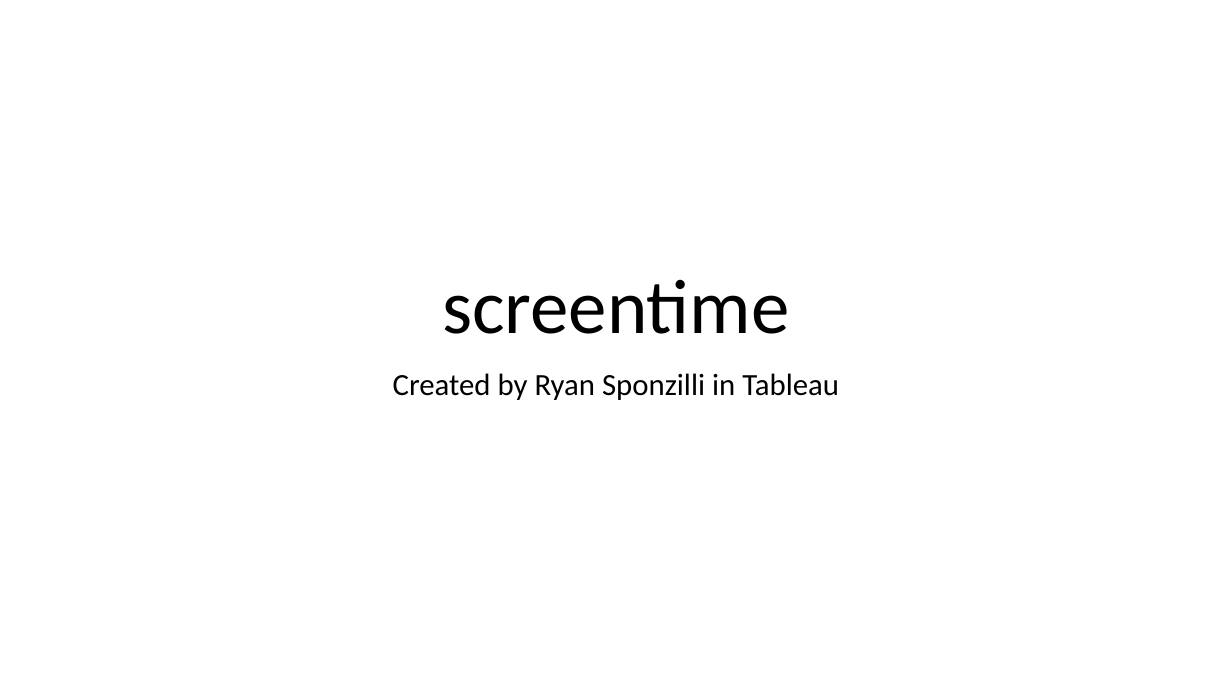
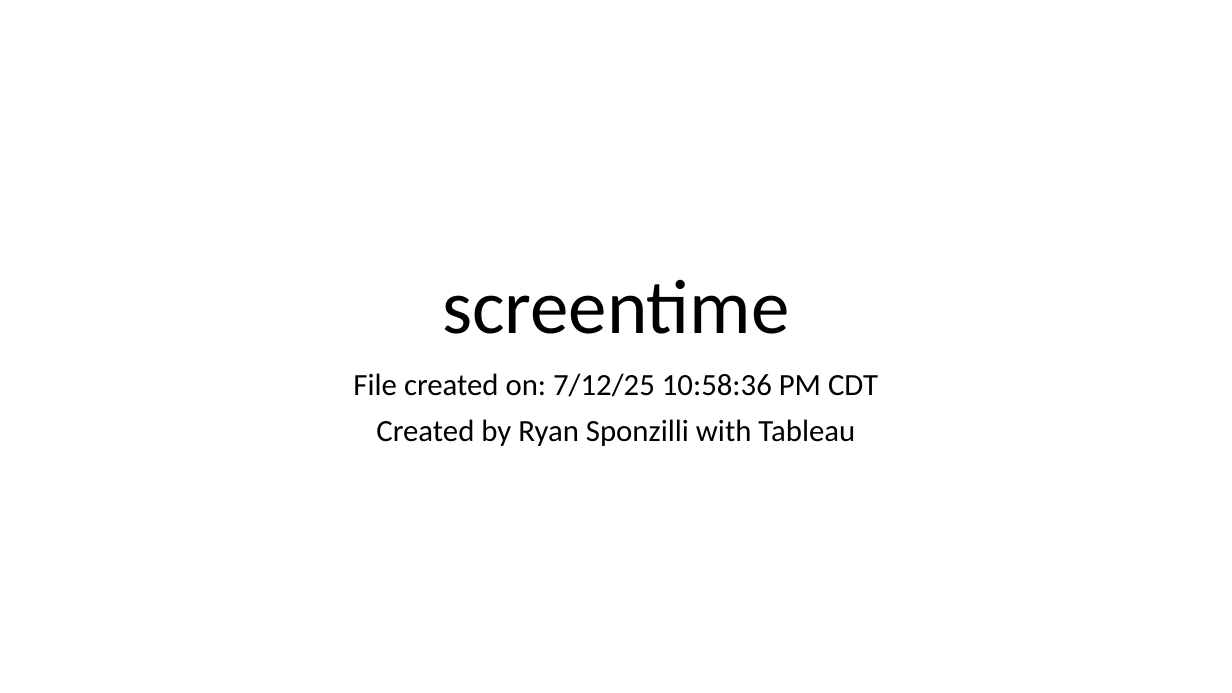
Before and after one commit to ryguy2k4/screentime, a slide deck: slide 1 of results/screentime.pptx. Drawn at 1232x693 pixels with LibreOffice and Linux fonts; fonts in the diff are those of the drawing. Boxes give left, top, right and bottom in pixels: in the first picture for what was removed or moved away, otherwise in the second. Text is boxed around its words. In the diff, an @@ line names an element or a change of style, - is before the commit and + after.

```diff
--- a/results/screentime.pptx
+++ b/results/screentime.pptx
@@ subtitle at box(353, 373, 878, 446): text changed @@
-Created by Ryan Sponzilli in Tableau
+File created on: 7/12/25 10:58:36 PM CDT
+Created by Ryan Sponzilli with Tableau
```
Also in this commit, not shown: 6 other files.
